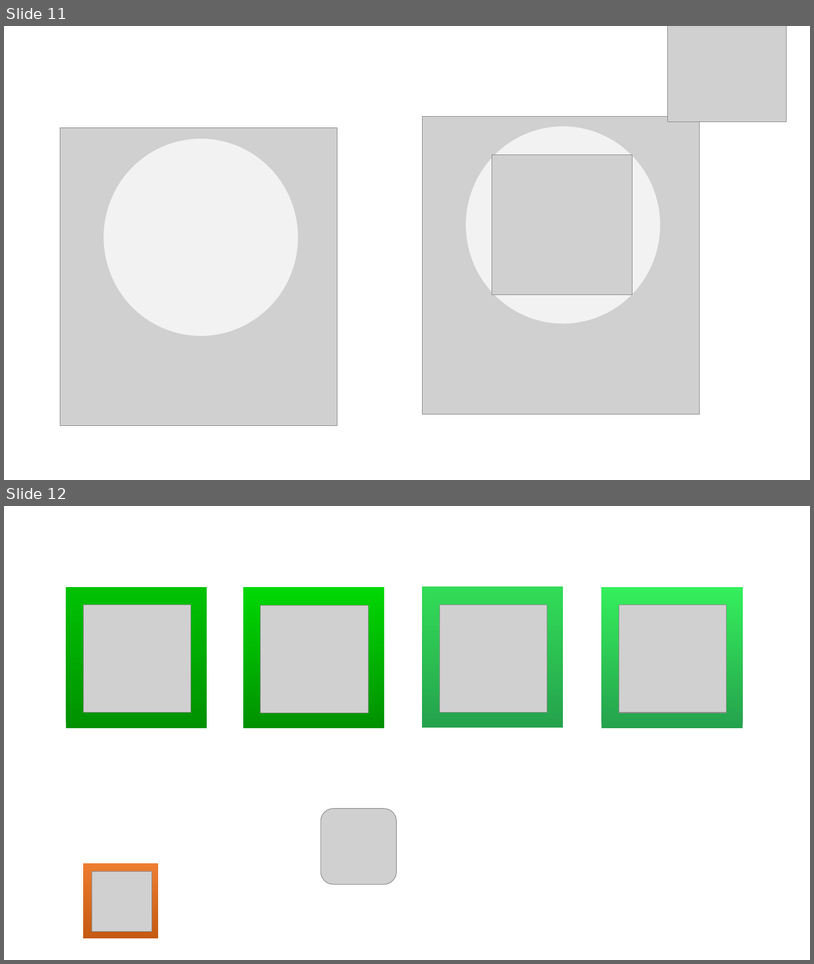
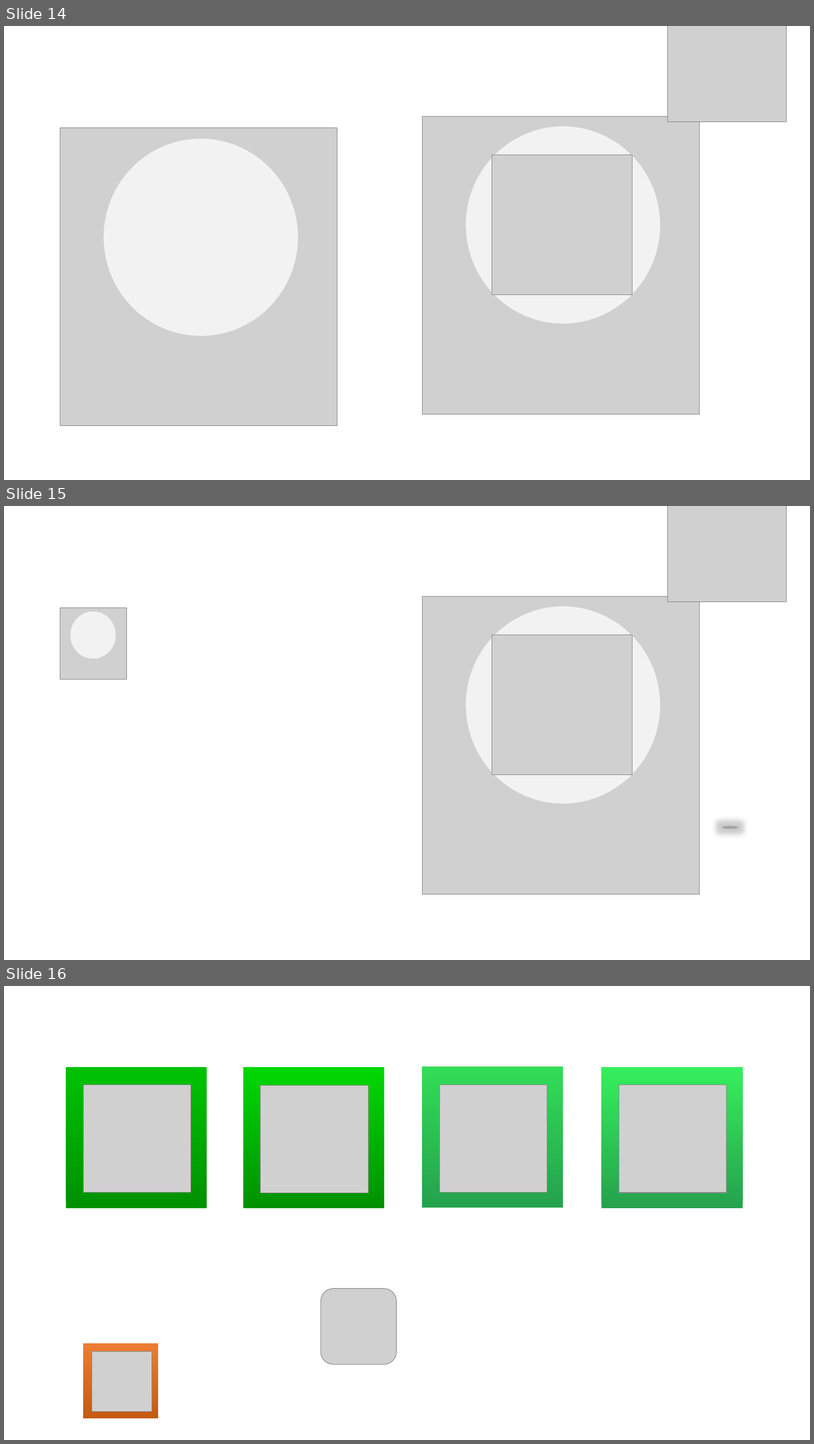
Before and after one commit to antenehs/Commuter, a slide deck: Reitti/Pictures/Pictures.pptx. Shown one above the other, each under a label of ours: slides 11 and 12 before the commit, slides 14, 15 and 16 after it. The pictures are 814x964 and 814x1444 pixels, drawn with LibreOffice and Linux fonts; fonts in the diff are those of the drawing; grey boxes stand for pictures. Boxes give left, top, right and bottom in pixels: in the first picture for what was removed or moved away, otherwise in the second. Text is boxed around its words. In the diff, an @@ line names an element or a change of style, - is before the commit and + after.

```diff
--- a/Reitti/Pictures/Pictures.pptx
+++ b/Reitti/Pictures/Pictures.pptx
@@ slide 15 added at (4,506,810,960), background #FFFFFF @@
@@ picture added at (668,506,787,601) @@
@@ picture added at (60,607,127,679) @@
@@ ellipse added at (71,611,116,658), fill #F2F2F2 @@
@@ picture added at (423,597,700,894) @@
@@ ellipse added at (466,606,660,804), fill #F2F2F2 @@
@@ picture added at (492,634,633,775) @@
@@ ellipse added at (722,825,738,828), fill #808080 at 53% opacity @@
@@ what was slide 11 is now slide 14 @@
@@ what was slide 12 is now slide 16 @@
```
Also in this commit, not shown: 1 slide changed, 6 other slides added, 1 slide removed, 30 other files.
